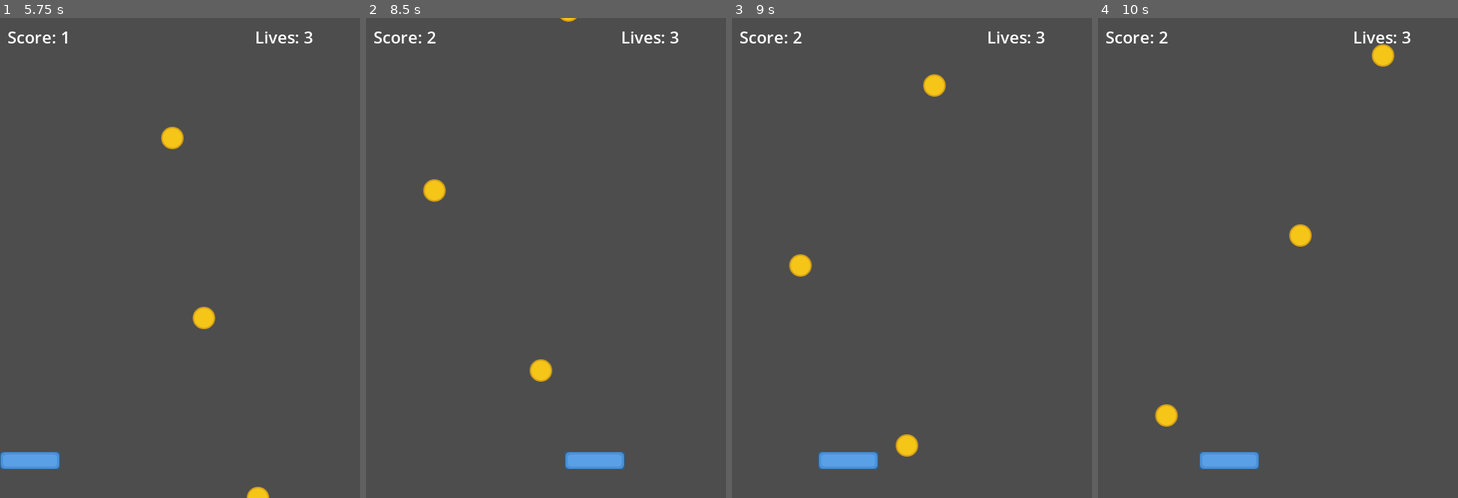
Above: before the commit, frames 1-4 (left to right).
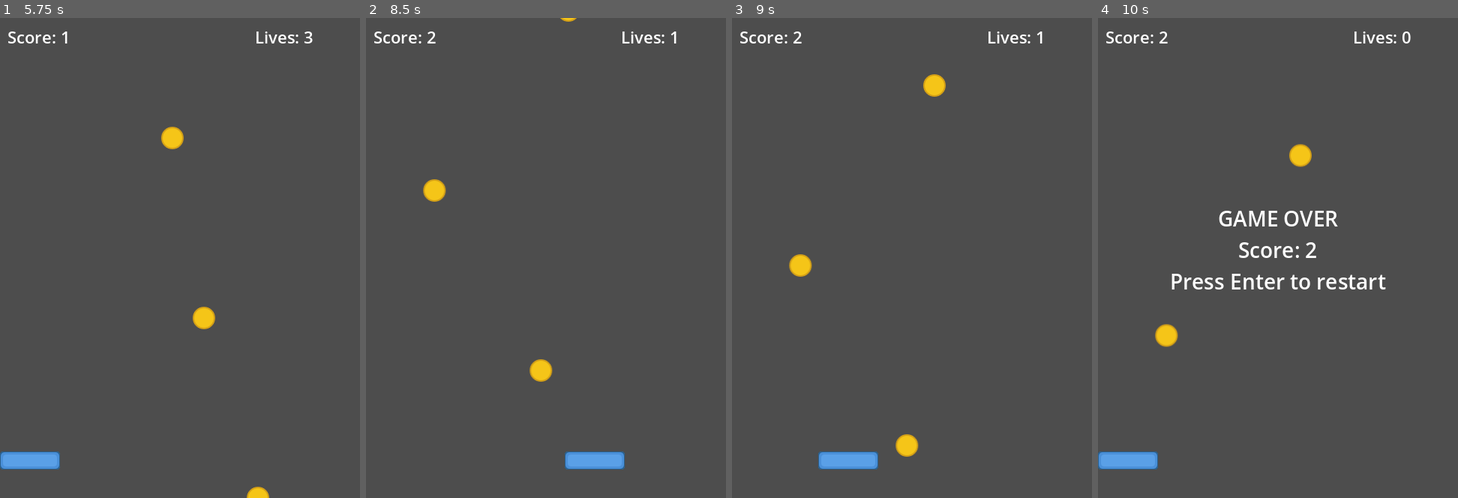
Above: after the commit, the same moments.

Repository: samuk24-hash/atrapabolas
Game: Godot game, scene res://scenes/main.tscn
The game is run twice, just before and just after one commit, with the same random seed, the same clock (stepped at 60 frames per second) and the same inputs.
Inputs:
- Up to frame 1 (5.75 s): tap Enter (ui_accept) at 0.5, 0.77, 1.52, 3.02, 3.77, 4.52 s; hold Right (ui_right) 0.53-1.28 s; hold Left (ui_left) 1.28-2.03 s; hold Right (ui_right) 2.03-3.53 s; hold Left (ui_left) from 3.53 s (still down)
- Up to frame 2 (8.5 s): release Left (ui_left) at 5.78 s; hold Right (ui_right) 5.78-8.03 s; tap Enter (ui_accept) at 6.02, 6.77, 7.52 s; hold Left (ui_left) from 8.03 s (still down)
- Up to frame 3 (9 s): keep holding Left (ui_left)
- Up to frame 4 (10 s): tap Enter (ui_accept) at 9.02, 9.5, 9.77 s; release Left (ui_left) at 9.53 s; hold Right (ui_right) from 9.53 s (still down)

Frame 1 is identical in both runs. In frame 2, less than 0.1% of the frame differs, in the area x 84-87%, y 2-6%; in frame 3, less than 0.1%; in frame 4, 4.0%, in the area x 0-87%, y 2-95%.

Commit message:
fix: object.gd se autodestruye al salir de pantalla; ignorar carpeta .godot

Diff:
--- a/scenes/main.tscn
+++ b/scenes/main.tscn
@@ -1,55 +1,52 @@
-[gd_scene load_steps=6 format=3 uid="uid://main"]
+[gd_scene format=3 uid="uid://main"]
 
-[ext_resource type="Script" path="res://scripts/main.gd" id="1"]
-[ext_resource type="Script" path="res://scripts/player.gd" id="2"]
-[ext_resource type="PackedScene" path="res://scenes/object.tscn" id="3"]
+[ext_resource type="Script" uid="uid://icp7j4y4bguq" path="res://scripts/main.gd" id="1"]
+[ext_resource type="Script" uid="uid://cov10l53tl8cc" path="res://scripts/player.gd" id="2"]
 [ext_resource type="Texture2D" uid="uid://c5w3tpt2wa8dq" path="res://assets/player.svg" id="4"]
 
 [sub_resource type="RectangleShape2D" id="RectangleShape2D_1"]
 size = Vector2(80, 24)
 
-[node name="Main" type="Node2D"]
+[node name="Main" type="Node2D" unique_id=746915365]
 script = ExtResource("1")
 
-[node name="Player" type="Area2D" parent="."]
+[node name="Player" type="Area2D" parent="." unique_id=1039984250]
 position = Vector2(240, 590)
 script = ExtResource("2")
 
-[node name="CollisionShape2D" type="CollisionShape2D" parent="Player"]
+[node name="CollisionShape2D" type="CollisionShape2D" parent="Player" unique_id=1289723357]
 shape = SubResource("RectangleShape2D_1")
 
-[node name="Sprite2D" type="Sprite2D" parent="Player"]
+[node name="Sprite2D" type="Sprite2D" parent="Player" unique_id=1969104725]
 texture = ExtResource("4")
 
-[node name="SpawnTimer" type="Timer" parent="."]
+[node name="SpawnTimer" type="Timer" parent="." unique_id=957062814]
 wait_time = 1.2
-autostart = false
 
-[node name="HUD" type="CanvasLayer" parent="."]
+[node name="HUD" type="CanvasLayer" parent="." unique_id=1335377151]
 
-[node name="ScoreLabel" type="Label" parent="HUD"]
+[node name="ScoreLabel" type="Label" parent="HUD" unique_id=253108556]
 offset_left = 10.0
 offset_top = 10.0
 offset_right = 200.0
 offset_bottom = 40.0
+theme_override_font_sizes/font_size = 22
 text = "Score: 0"
-theme_override_font_sizes/font_size = 22
 
-[node name="LivesLabel" type="Label" parent="HUD"]
+[node name="LivesLabel" type="Label" parent="HUD" unique_id=522490866]
 offset_left = 340.0
 offset_top = 10.0
 offset_right = 470.0
 offset_bottom = 40.0
+theme_override_font_sizes/font_size = 22
 text = "Lives: 3"
-theme_override_font_sizes/font_size = 22
 
-[node name="MessageLabel" type="Label" parent="HUD"]
+[node name="MessageLabel" type="Label" parent="HUD" unique_id=529560983]
 visible = false
 offset_left = 80.0
 offset_top = 240.0
 offset_right = 400.0
 offset_bottom = 380.0
-text = ""
 theme_override_font_sizes/font_size = 28
 horizontal_alignment = 1
 vertical_alignment = 1
--- a/scripts/object.gd
+++ b/scripts/object.gd
@@ -4,3 +4,5 @@
 
 func _physics_process(delta):
 	position.y += speed * delta
+	if position.y > get_viewport_rect().size.y +20:
+		queue_free()
Not shown, added: .gitignore
